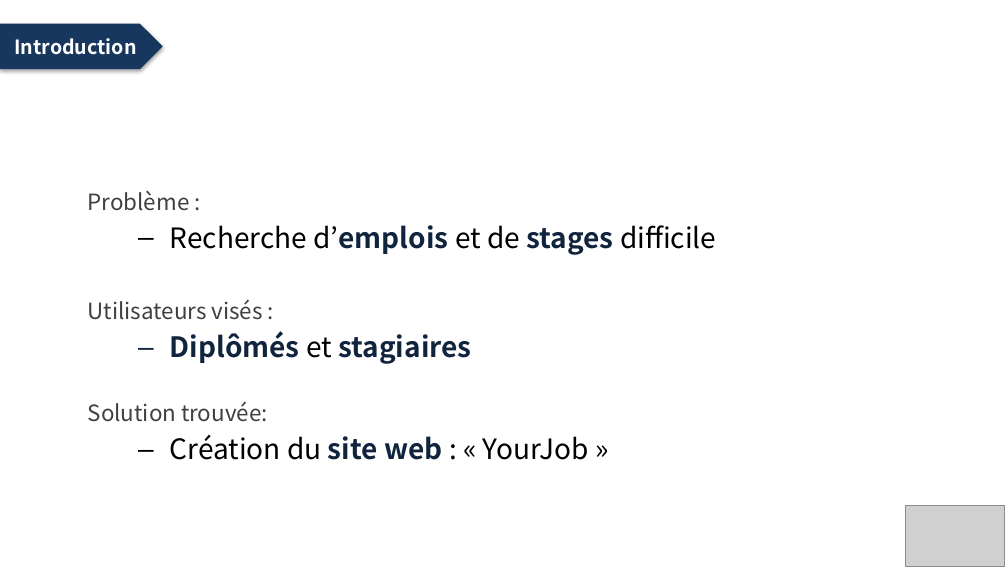
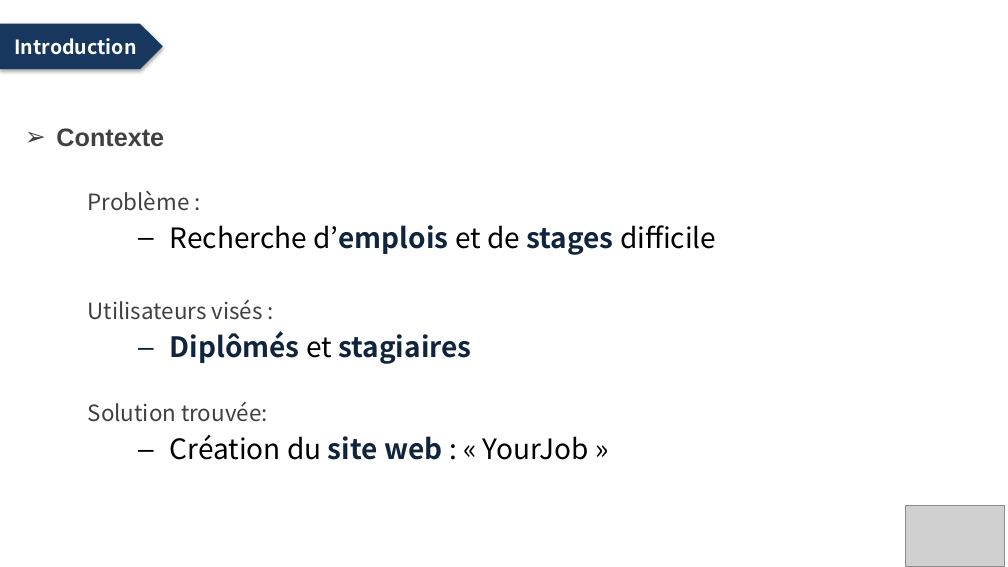
Before and after one commit to zeknoun/yourjob1, a slide deck: slide 3 of Presentation_projetV2.pptx. Drawn at 1008x567 pixels with LibreOffice and Linux fonts; fonts in the diff are those of the drawing; grey boxes stand for pictures; background and template pictures are left out. Boxes give left, top, right and bottom in pixels: in the first picture for what was removed or moved away, otherwise in the second. Text is boxed around its words. In the diff, an @@ line names an element or a change of style, - is before the commit and + after.

```diff
--- a/Presentation_projetV2.pptx
+++ b/Presentation_projetV2.pptx
@@ text added at bbox=[56, 128, 164, 147], 18 pt, text #404040, bold @@
+➢ Contexte
```
Also in this commit, not shown: 11 other slides changed.
